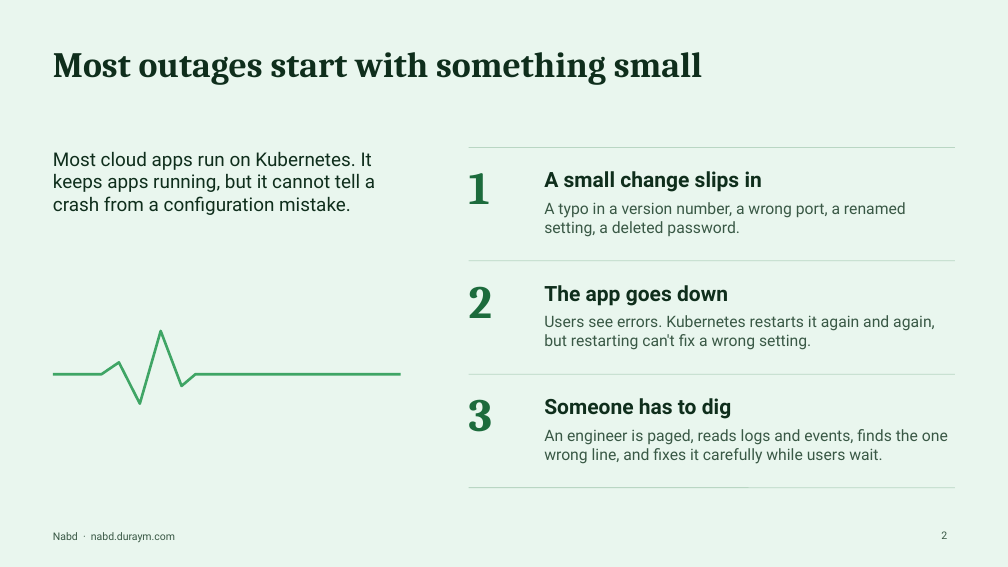
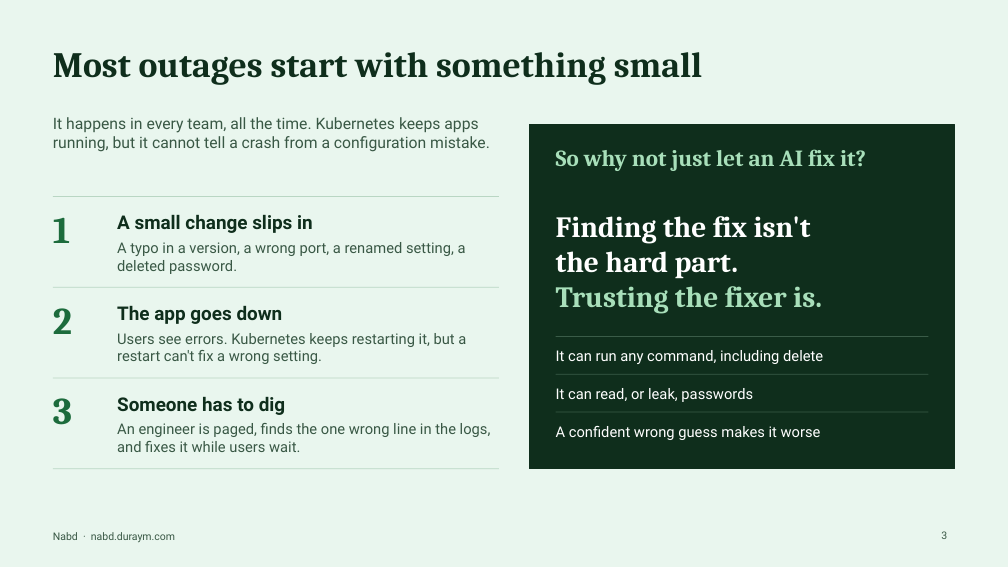
Before and after one commit to moaddreem/k8s-healing-agent, a slide deck: slide 3 of submission/Nabd-deck.pptx (slide 2 before the commit). Drawn at 1008x567 pixels with LibreOffice and Linux fonts; fonts in the diff are those of the drawing. Boxes give left, top, right and bottom in pixels: in the first picture for what was removed or moved away, otherwise in the second. Text is boxed around its words. In the diff, an @@ line names an element or a change of style, - is before the commit and + after.

```diff
--- a/submission/Nabd-deck.pptx
+++ b/submission/Nabd-deck.pptx
@@ text at (53, 117, 490, 152): text changed; size 18 to 15 pt; text colour #0F2E1C to #395845 @@
-Most cloud apps run on Kubernetes. It keeps apps running, but it cannot tell a crash from a configuration mistake.
+It happens in every team, all the time. Kubernetes keeps apps running, but it cannot tell a crash from a configuration mistake.
@@ rectangle added at (529, 125, 955, 469), fill #0F2E1C, outline #0F2E1C 1 pt @@
@@ text added at (556, 149, 866, 171), 22 pt, text #A8DFBA, bold @@
+So why not just let an AI fix it?
@@ text "1": place and size @@
-text "1" at (469, 173, 490, 204)
+text "1" at (53, 217, 70, 243)
@@ line moved from (469, 147) - (955, 147) to (53, 197) - (499, 197) @@
@@ text "A small change slips in": place and size @@
-text "A small change slips in" at (544, 171, 762, 192)
+text "A small change slips in" at (117, 215, 313, 233)
@@ text added at (556, 216, 822, 314), 28 pt, text #FFFFFF, bold @@
+Finding the fix isn't
+the hard part.
+Trusting the fixer is.
@@ text at (117, 242, 466, 274): text changed; size 15 to 14 pt @@
-A typo in a version number, a wrong port, a renamed setting, a deleted password.
+A typo in a version, a wrong port, a renamed setting, a deleted password.
@@ text "2": place and size @@
-text "2" at (469, 286, 492, 318)
+text "2" at (53, 308, 72, 334)
@@ line moved from (469, 261) - (955, 261) to (53, 287) - (499, 287) @@
@@ text "The app goes down": place and size @@
-text "The app goes down" at (544, 285, 728, 306)
+text "The app goes down" at (117, 306, 283, 324)
@@ freeform shape removed at (53, 325, 401, 423) @@
@@ text at (117, 333, 466, 364): text changed; size 15 to 14 pt @@
-Users see errors. Kubernetes restarts it again and again, but restarting can't fix a wrong setting.
+Users see errors. Kubernetes keeps restarting it, but a restart can't fix a wrong setting.
@@ line added from (556, 337) to (929, 337), #3A5C48 0.75 pt @@
@@ text added at (556, 350, 823, 364), 14 pt, text #FFFFFF @@
+It can run any command, including delete
@@ size 44 to 36 pt in 3 elements at (53, 217, 70, 243), (53, 308, 72, 334), (53, 398, 72, 425) @@
@@ text "3": place and size @@
-text "3" at (469, 399, 492, 432)
+text "3" at (53, 398, 72, 425)
@@ line moved from (469, 488) - (955, 488) to (53, 378) - (499, 378) @@
@@ size 20 to 18 pt in 3 elements at (117, 215, 313, 233), (117, 306, 283, 324), (117, 397, 285, 415) @@
@@ text "Someone has to dig": place and size @@
-text "Someone has to dig" at (544, 398, 731, 419)
+text "Someone has to dig" at (117, 397, 285, 415)
@@ line moved from (469, 374) - (955, 374) to (556, 374) - (929, 374) @@
@@ line (556, 374) - (929, 374): stroke #B9D6C3 0.75 pt to #3A5C48 0.75 pt @@
@@ text added at (556, 388, 753, 402), 14 pt, text #FFFFFF @@
+It can read, or leak, passwords
@@ line added from (556, 412) to (929, 412), #3A5C48 0.75 pt @@
@@ text at (117, 423, 491, 452): text changed; size 15 to 14 pt @@
-An engineer is paged, reads logs and events, finds the one wrong line, and fixes it carefully while users wait.
+An engineer is paged, finds the one wrong line in the logs, and fixes it while users wait.
@@ text added at (556, 426, 821, 440), 14 pt, text #FFFFFF @@
+A confident wrong guess makes it worse
@@ line added from (53, 469) to (499, 469), #B9D6C3 0.75 pt @@
```
Also in this commit, not shown: 1 other slide changed, 1 slide added, 1 slide removed, 2 other files.
